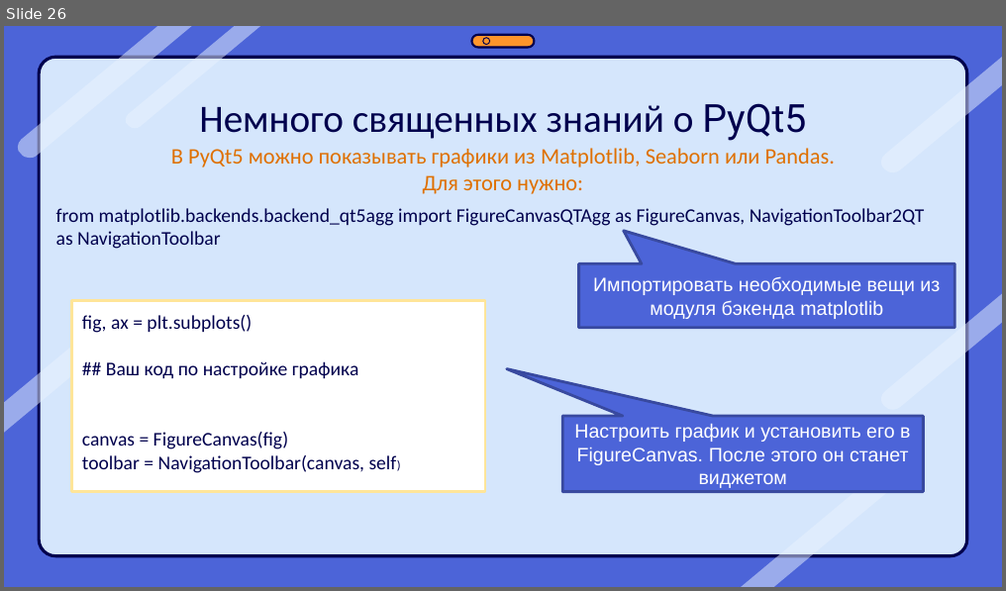
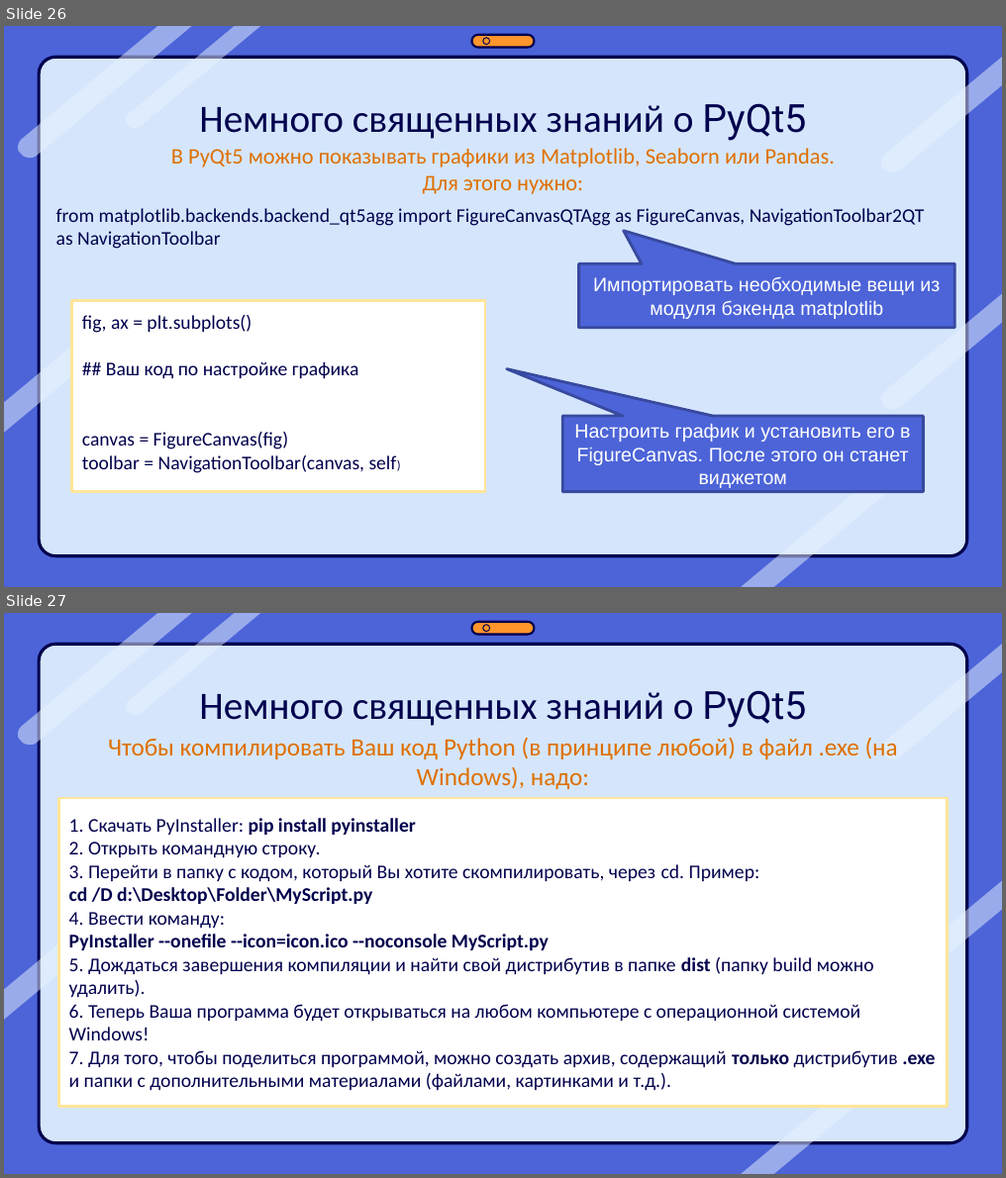
Before and after one commit to rsuh-python/bak2021, a slide deck: 4 year/05/PyQt5 - Лекция 2.pptx. Shown one above the other, each under a label of ours: slide 26 before the commit, slides 26 and 27 after it. The pictures are 1006x591 and 1006x1178 pixels, drawn with LibreOffice and Linux fonts; fonts in the diff are those of the drawing. Boxes give left, top, right and bottom in pixels: in the first picture for what was removed or moved away, otherwise in the second. Text is boxed around its words. In the diff, an @@ line names an element or a change of style, - is before the commit and + after.

```diff
--- a/4 year/05/PyQt5 - Лекция 2.pptx
+++ b/4 year/05/PyQt5 - Лекция 2.pptx
@@ slide 27 added at <box>4,613,1002,1174</box>, background #4C64D8; not listed: 10 template elements that a slide beside it also shows @@
@@ title added at <box>199,690,806,728</box>, 28 pt, text #00004D @@
+Немного священных знаний о PyQt5
@@ text added at <box>108,737,898,789</box>, 18 pt, text #E07000 @@
+Чтобы компилировать Ваш код Python (в принципе любой) в файл .exe (на Windows), надо:
@@ rectangle added at <box>58,797,947,1106</box>, fill #FFFFFF, outline #FFE599 2 pt, 14 pt, text #00004D @@
+1. Скачать PyInstaller: pip install pyinstaller
+2. Открыть командную строку.
+3. Перейти в папку с кодом, который Вы хотите скомпилировать, через cd. Пример:
+cd /D d:\Desktop\Folder\MyScript.py
+4. Ввести команду:
+PyInstaller --onefile --icon=icon.ico --noconsole MyScript.py
+5. Дождаться завершения компиляции и найти свой дистрибутив в папке dist (папку build можно удалить).
+6. Теперь Ваша программа будет открываться на любом компьютере с операционной системой Windows!
+7. Для того, чтобы поделиться программой, можно создать архив, содержащий только дистрибутив .exe и папки с дополнительными материалами (файлами, картинками и т.д.).
```
Also in this commit, not shown: 2 other files.
